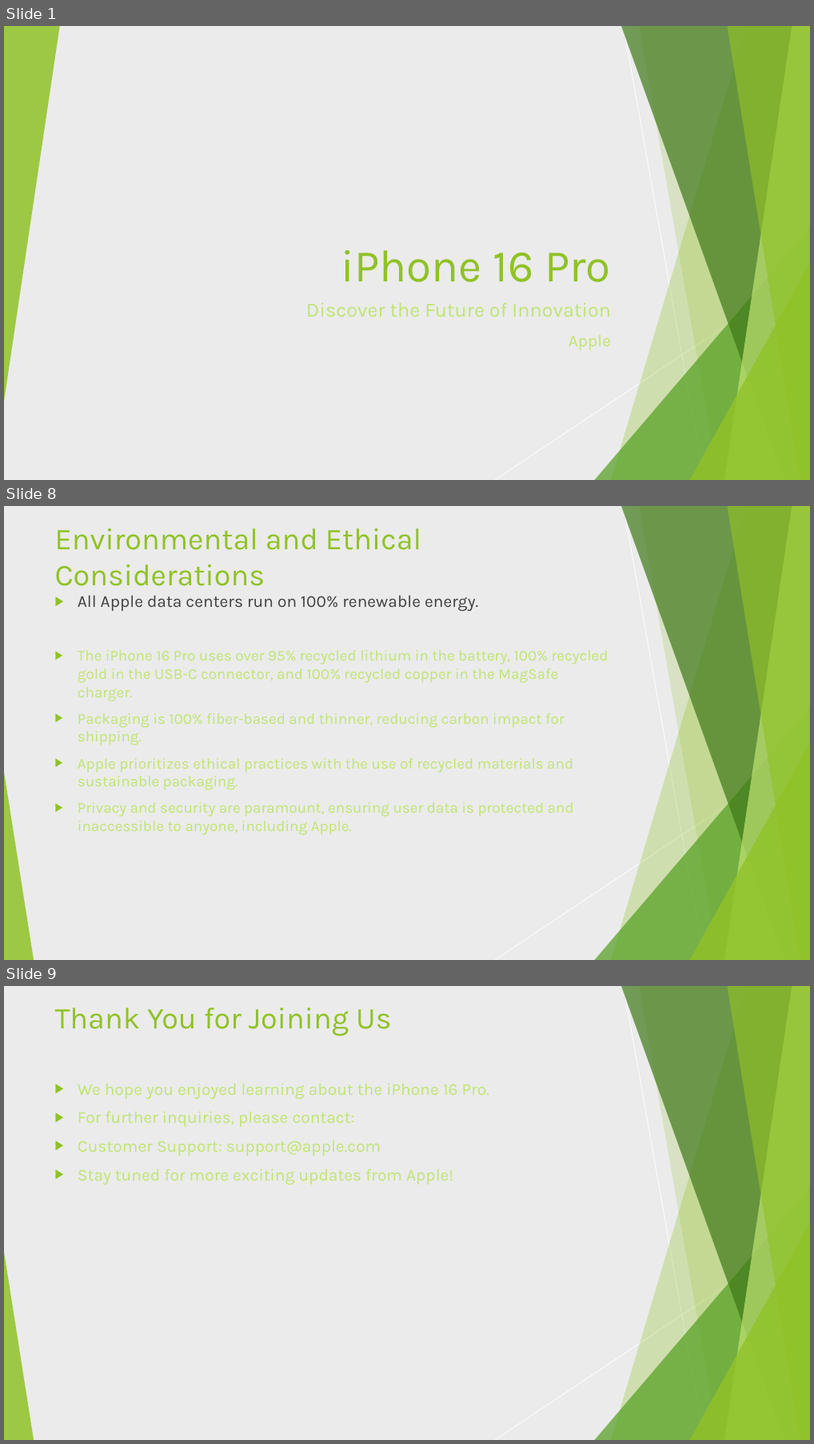
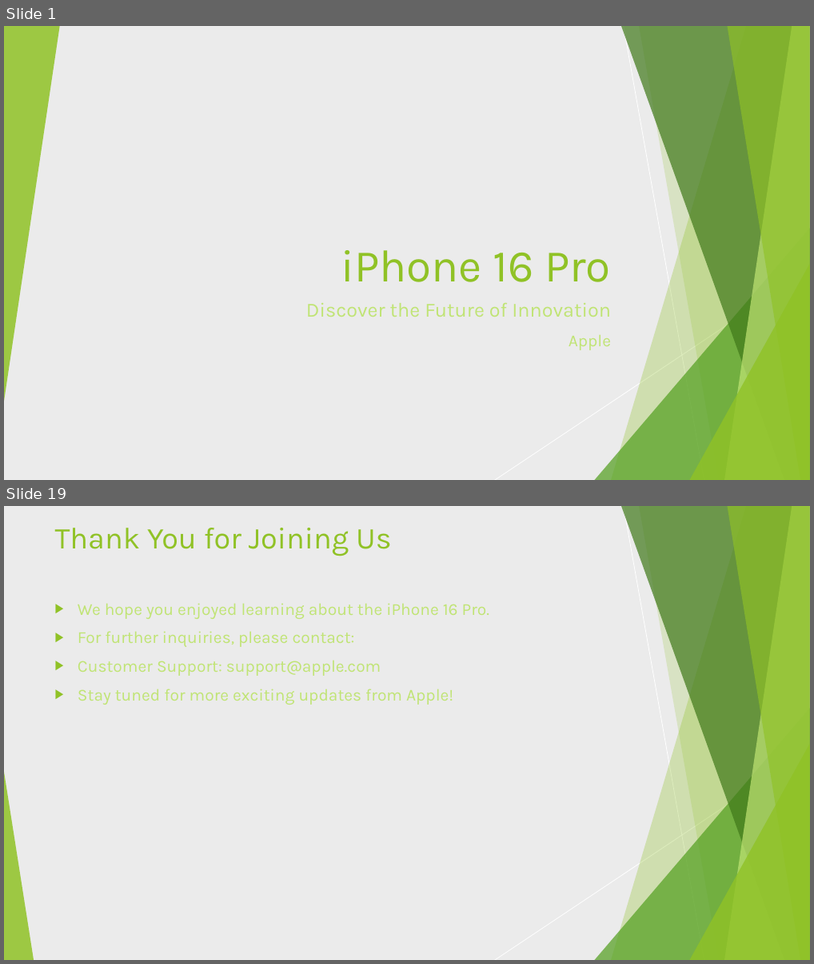
Before and after one commit to AlanHootman/ppt_assistant, a slide deck: scripts/init_data/ppt_analysis/2/Iphone16Pro.pptx. Shown one above the other, each under a label of ours: slides 1, 8 and 9 before the commit, slides 1 and 19 after it; the slides between them are not shown. The pictures are 814x1444 and 814x964 pixels, drawn with LibreOffice and Linux fonts; fonts in the diff are those of the drawing. Boxes give left, top, right and bottom in pixels: in the first picture for what was removed or moved away, otherwise in the second. Text is boxed around its words. In the diff, an @@ line names an element or a change of style, - is before the commit and + after.

```diff
--- a/scripts/init_data/ppt_analysis/2/Iphone16Pro.pptx
+++ b/scripts/init_data/ppt_analysis/2/Iphone16Pro.pptx
@@ slide 8 removed at bbox=[4, 506, 810, 960], background #FFFFFF; not listed: 10 template elements that a slide beside it also shows @@
@@ title removed at bbox=[55, 528, 422, 586] @@
-Environmental and Ethical Considerations
@@ text removed at bbox=[78, 595, 609, 835] @@
-▶ All Apple data centers run on 100% renewable energy.
-▶ The iPhone 16 Pro uses over 95% recycled lithium in the battery, 100% recycled gold in the USB-C connector, and 100% recycled copper in the MagSafe charger.
-▶ Packaging is 100% fiber-based and thinner, reducing carbon impact for shipping.
-▶ Apple prioritizes ethical practices with the use of recycled materials and sustainable packaging.
-▶ Privacy and security are paramount, ensuring user data is protected and inaccessible to anyone, including Apple.
@@ what was slide 9 is now slide 19 @@
```
Also in this commit, not shown: 17 slides added, 6 other slides removed, 1 other file.
